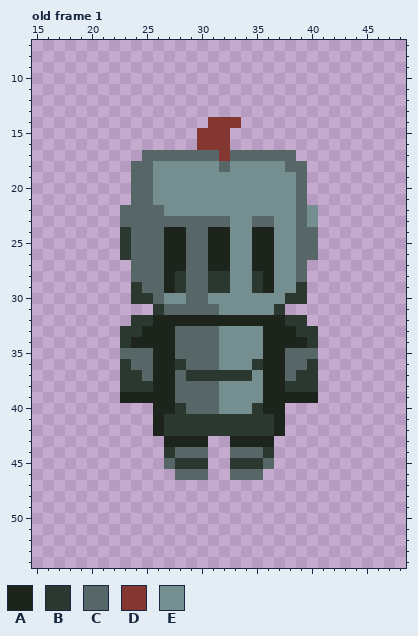
Edited in one commit: pixel-art file (Sprites/Sprite-knight2.aseprite). Above is the file before it was changed.
64x64 pixels, 1 frame. Colours within 5 levels of each other are drawn and written as one. Shown: old frame 1: x 15..48, y 7..54. The old version is drawn lined up with the new one, on the new canvas. The commit also changed other frames, which this record leaves out.
Palette (. is transparent): A #1d241b  B #2b382f  C #576667  D #843730  E #758e90
Pixels before, old frame 1, first column x 23:
14 ........DDD.......
15 .......DDD........
16 .......DDD........
17 ..CCCCCCCDCCCCCC..
18 .CCEEEEEECEEEEECC.
19 .CCEEEEEEEEEEEEEC.
20 .CCEEEEEEEEEEEEEC.
21 .CCEEEEEEEEEEEEEC.
22 CCCCEEEEEEEEEEEECE
23 CCCCCCCCCCEECCEECE
24 BCCCAACCAAEEAAEECC
25 BCCCAACCAAEEAAEECC
26 BCCCAACCAAEEAAEECC
27 .CCCAACCAAEEAAEEC.
28 .CCCABCCBBEEBAEEC.
29 .BCCABCCBBEEBAEEB.
30 .BBCEECCEEEEEEEBB.
31 ...BCCCCCEEEEEB...
32 .BBAAAAAAAAAAAABB.
33 BBAAACCCCEEEEAAABB
34 BAAAACCCCEEEEAAAAB
35 CCCAACCCCEEEEAACCC
36 BCCAABCCCEEEBAACCB
37 BBCAACBBBBBBEAACBB
38 BBBAACCCCEEEEAABBB
39 AAAAACCCCEEEEAAAAA
40 ...AABCCCEEEBAA...
41 ...ABBBBBBBBBBA...
42 ...ABBBBBBBBBBA...
43 ....AAAA..AAAA....
44 ....BCCC..CCCB....
45 ....CBBB..BBBC....
46 .....CCC..CCC.....
Once edited:
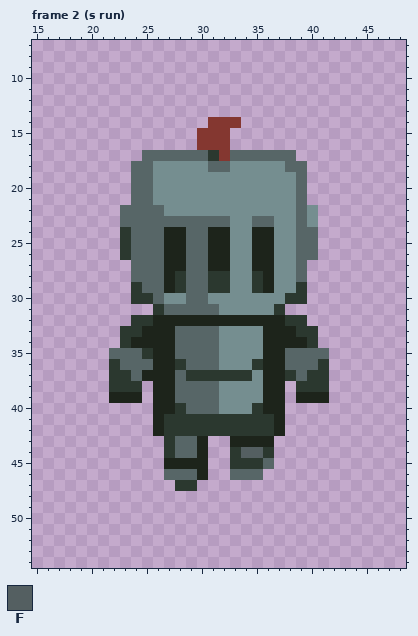
Colours new in this view: F #545f61
A new or re-ordered frame is compared with the old frame closest to it.
Diff:
canvas 64x64 -> 128x128
frames 1 -> 9
Changed rows in their new state; - is an unchanged pixel.
Frame 2 (s run) is new; against old frame 1:
first column x 31:
17 B
18 C
first column x 22:
35 C--B---------------C
36 BC----------------CB
37 B-CA------------BC-B
38 B--.------------.--B
39 A--.------------.--A
first column x 27:
43 BCC------
44 ---A--BFF
45 AAAA-----
46 C--A-----
47 -BB------
Where, in picture pixels (left, top, right, bottom), the same in both pictures:
changed: (208, 150, 219, 172)
changed: (109, 348, 153, 403)
changed: (285, 348, 329, 403)
changed: (164, 436, 263, 491)
